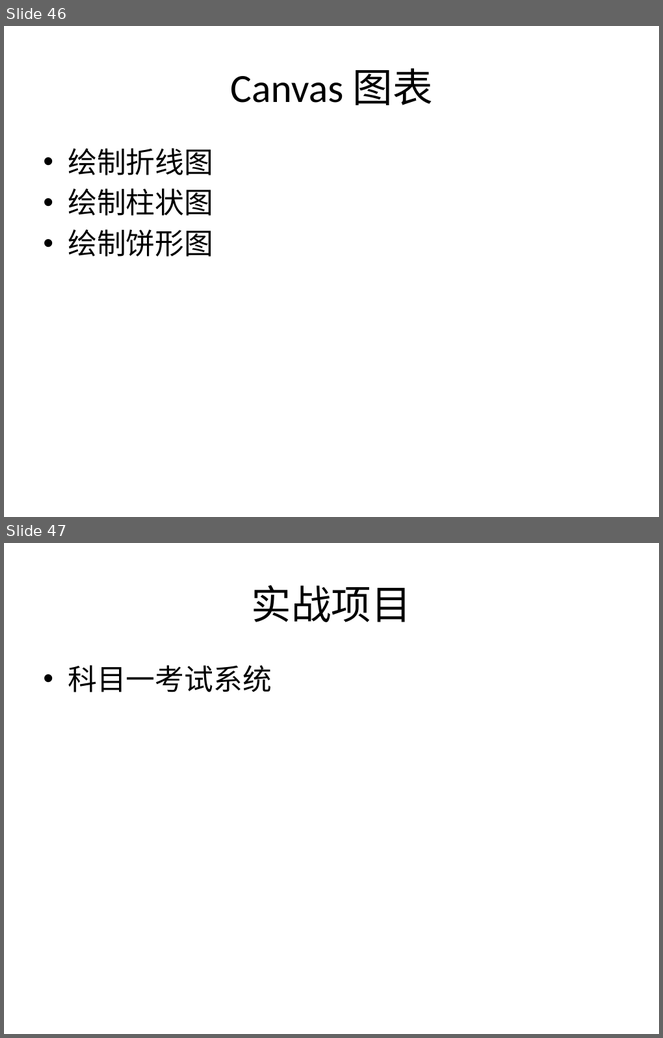
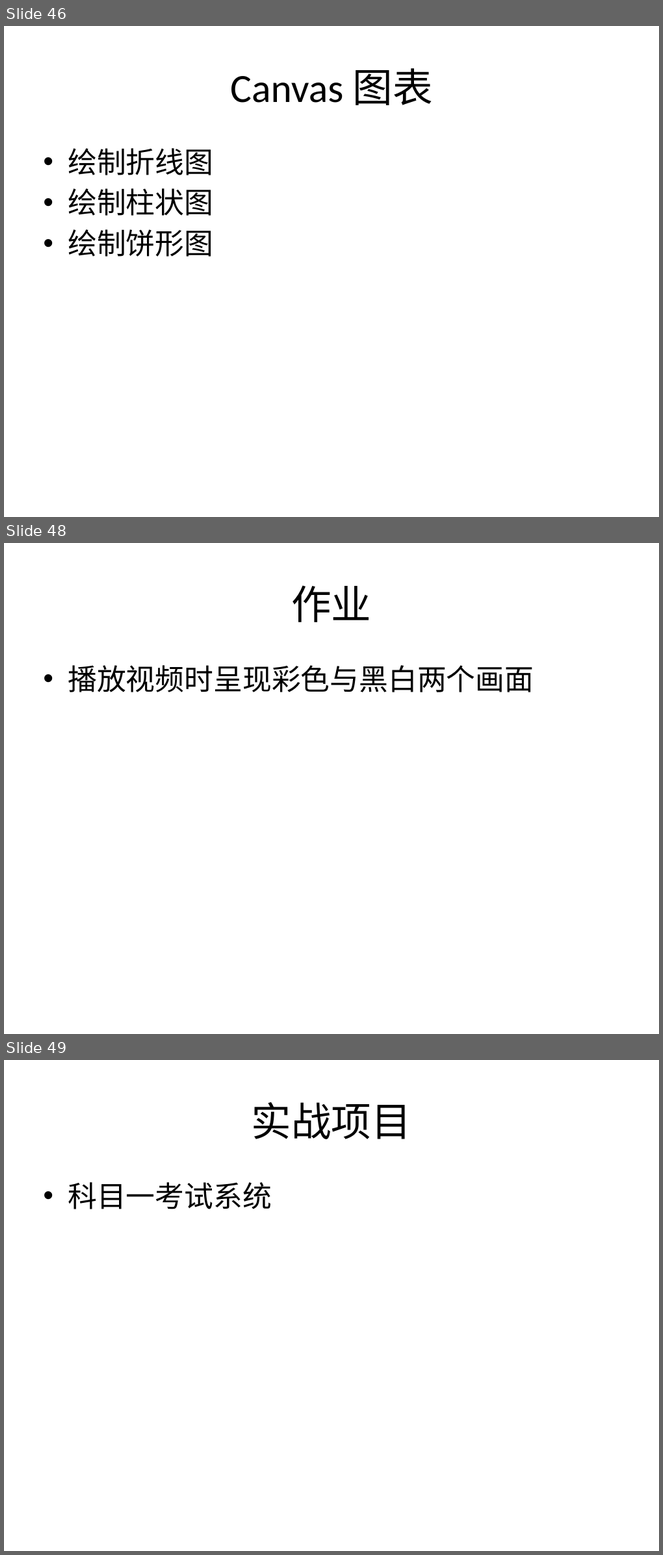
Before and after one commit to plter/HTML5Course20160612, a slide deck: Web前端教学记录.pptx. Shown one above the other, each under a label of ours: slides 46 and 47 before the commit, slides 46, 48 and 49 after it; the slides between them are not shown. The pictures are 663x1038 and 663x1555 pixels, drawn with LibreOffice and Linux fonts; fonts in the diff are those of the drawing. Boxes give left, top, right and bottom in pixels: in the first picture for what was removed or moved away, otherwise in the second. Text is boxed around its words. In the diff, an @@ line names an element or a change of style, - is before the commit and + after.

Commit message:
视频API讲解

```diff
--- a/Web前端教学记录.pptx
+++ b/Web前端教学记录.pptx
@@ slide 48 added at (4,543,659,1034), background #FFFFFF @@
@@ title added at (291,585,371,622), 44 pt, text #000000 @@
+作业
@@ text added at (68,665,534,693), 32 pt, text #000000 @@
+• 播放视频时呈现彩色与黑白两个画面
@@ what was slide 47 is now slide 49 @@
```
Also in this commit, not shown: 1 other slide added, 7 other files.
